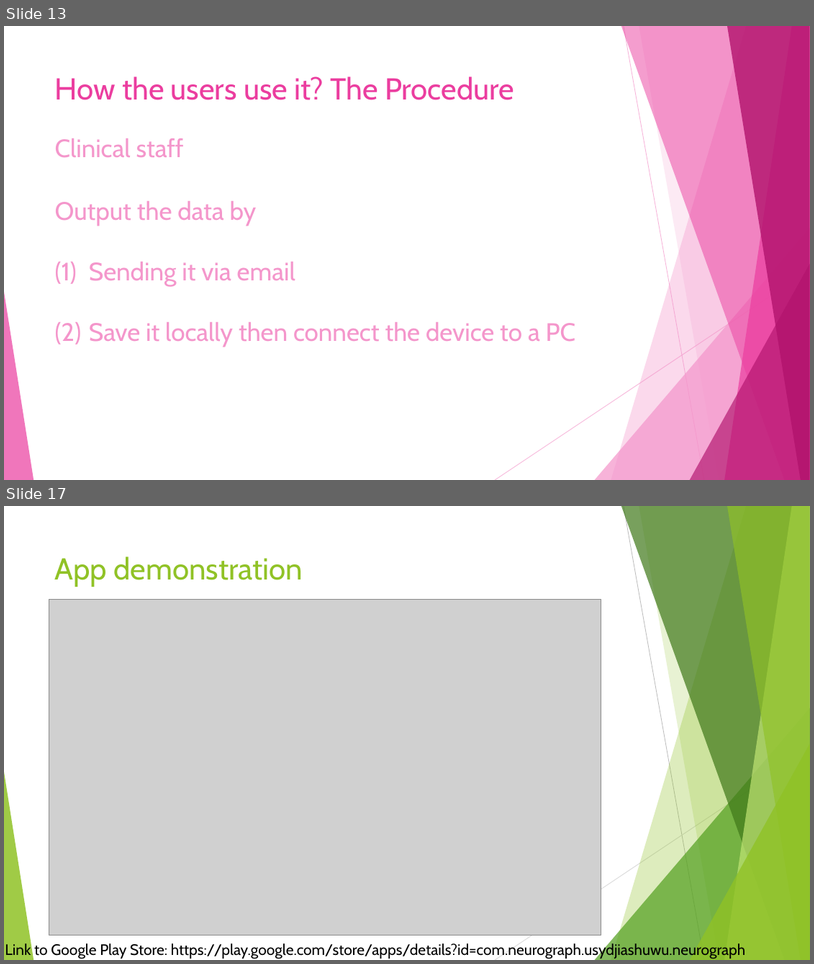
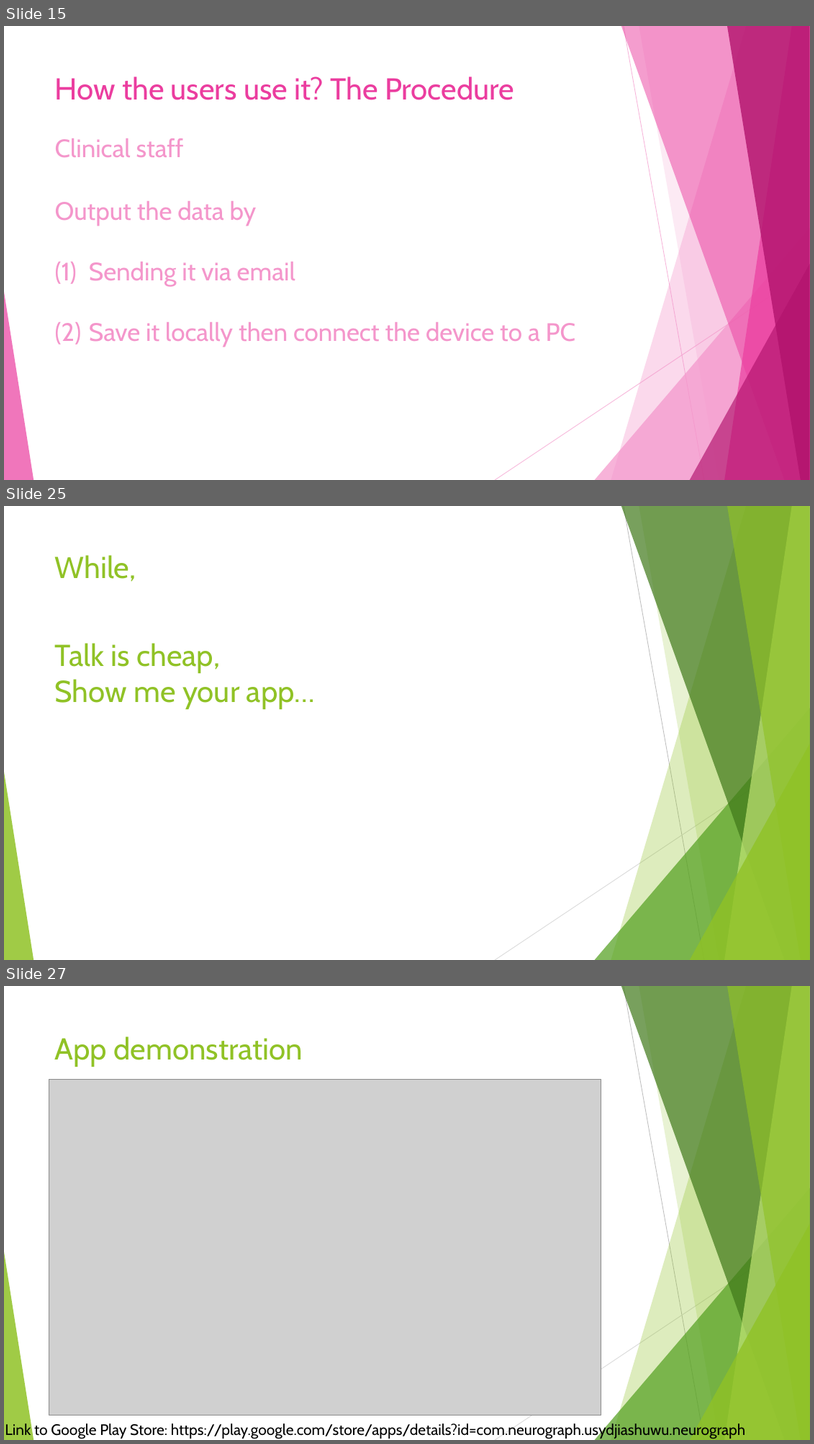
Before and after one commit to JiashuWu/NeuroGraph, a slide deck: Neurograph Project Presentation/Neurograph Presentation Jiashu Wu.pptx. Shown one above the other, each under a label of ours: slides 13 and 17 before the commit, slides 15, 25 and 27 after it; the slides between them are not shown. The pictures are 814x964 and 814x1444 pixels, drawn with LibreOffice and Linux fonts; fonts in the diff are those of the drawing; grey boxes stand for pictures. Boxes give left, top, right and bottom in pixels: in the first picture for what was removed or moved away, otherwise in the second. Text is boxed around its words. In the diff, an @@ line names an element or a change of style, - is before the commit and + after.

```diff
--- a/Neurograph Project Presentation/Neurograph Presentation Jiashu Wu.pptx
+++ b/Neurograph Project Presentation/Neurograph Presentation Jiashu Wu.pptx
@@ slide 25 added at [4,506,810,960], background #FFFFFF; not listed: 10 template elements that a slide beside it also shows @@
@@ title added at [55,555,136,582], 36 pt, text #90C226 @@
+While,
@@ text added at [55,643,315,709], 36 pt, text #90C226 @@
+Talk is cheap,
+Show me your app…
@@ what was slide 13 is now slide 15 @@
@@ what was slide 17 is now slide 27 @@
```
Also in this commit, not shown: 2 slides changed, 9 other slides added, 1 other file.
